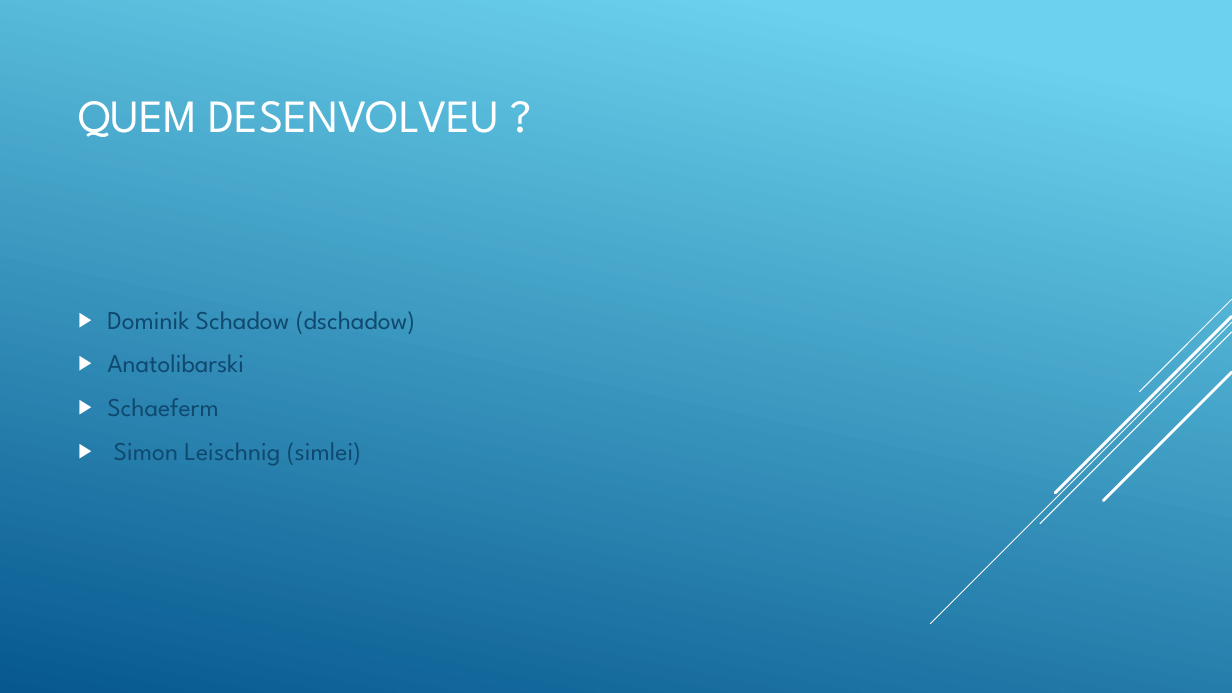
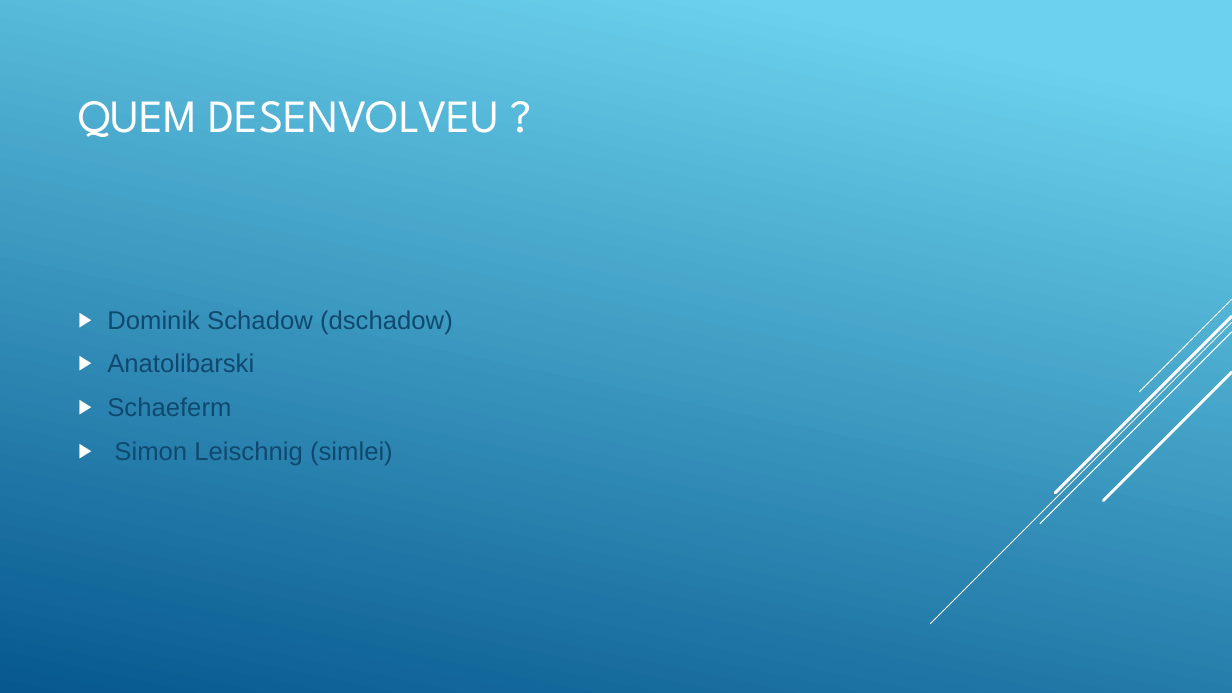
Before and after one commit to Vitoriano1454/ProjetoTCC, a slide deck: slide 2 of Github-Projeto.pptx. Drawn at 1232x693 pixels with LibreOffice and Linux fonts; fonts in the diff are those of the drawing. Boxes give left, top, right and bottom in pixels: in the first picture for what was removed or moved away, otherwise in the second. Text is boxed around its words. In the diff, an @@ line names an element or a change of style, - is before the commit and + after.

```diff
--- a/Github-Projeto.pptx
+++ b/Github-Projeto.pptx
@@ text "Dominik Schadow (dschadow)" at bbox=[107, 310, 453, 465]: font League Spartan to Arial @@
```
Also in this commit, not shown: 29 other slides changed.
